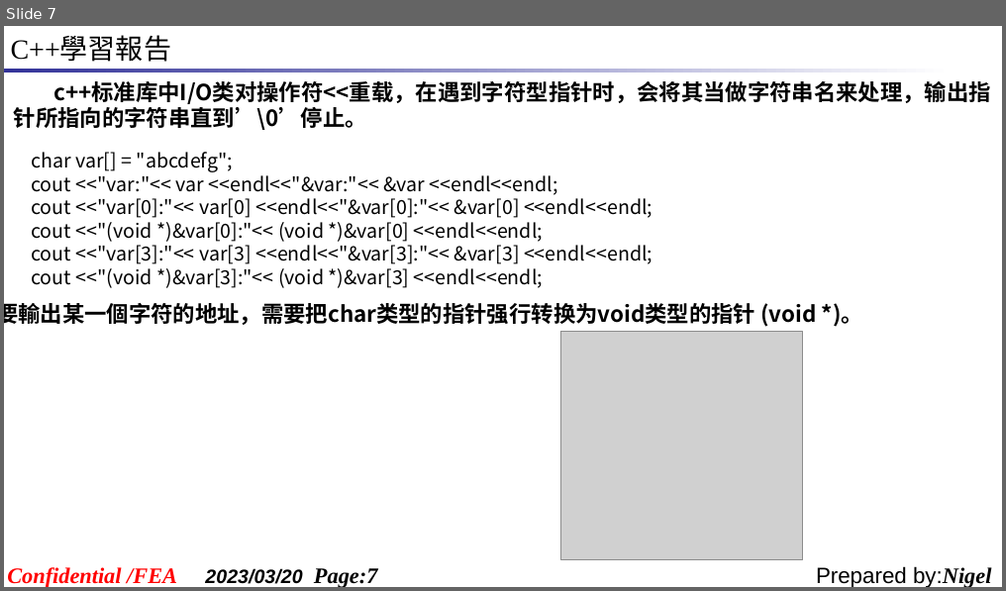
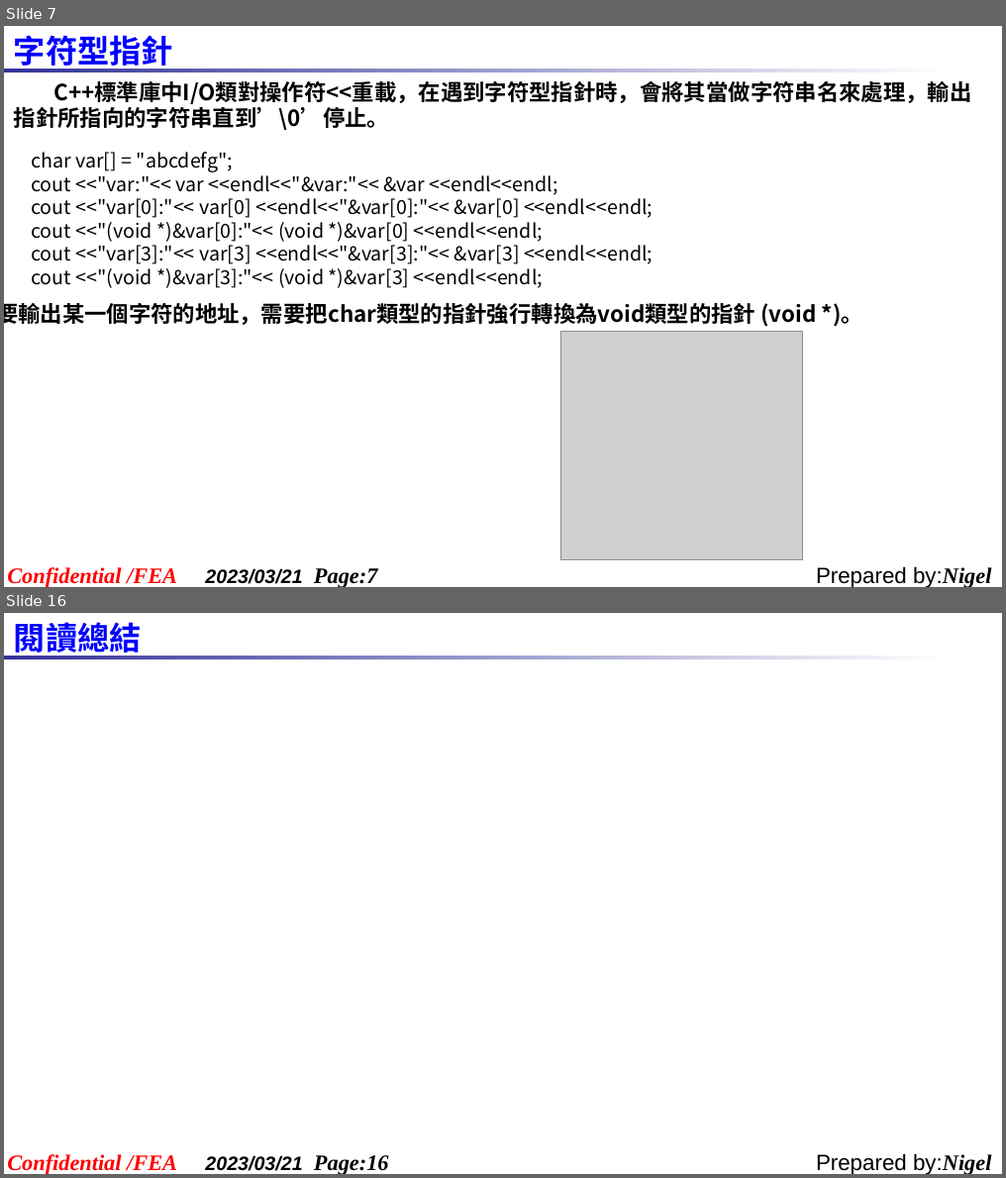
Before and after one commit to Shadow-ei/TEMP, a slide deck: 报告/C++學習報告_20230320.ppt. Shown one above the other, each under a label of ours: slide 7 before the commit, slides 7 and 16 after it; the slides between them are not shown. The pictures are 1006x591 and 1006x1178 pixels, drawn with LibreOffice and Linux fonts; fonts in the diff are those of the drawing; grey boxes stand for pictures; background and template pictures are left out. Boxes give left, top, right and bottom in pixels: in the first picture for what was removed or moved away, otherwise in the second. Text is boxed around its words. In the diff, an @@ line names an element or a change of style, - is before the commit and + after.

```diff
--- a/报告/C++學習報告_20230320.ppt
+++ b/报告/C++學習報告_20230320.ppt
@@ slide 16 added at (x1=4, y1=613, x2=1002, y2=1174), background #FFFFFF; not listed: 4 template elements that a slide beside it also shows @@
@@ text added at (x1=14, y1=617, x2=142, y2=659), 23 pt, text #0000FF, bold @@
+閱讀總結
@@ slide 7 changed as well @@
@@ text removed at (x1=11, y1=37, x2=171, y2=62) @@
-C++學習報告
@@ text added at (x1=14, y1=35, x2=173, y2=72), 23 pt, text #0000FF, bold @@
+字符型指針
@@ text at (x1=14, y1=81, x2=971, y2=130): text changed @@
-c++标准库中I/O类对操作符<<重载，在遇到字符型指针时，会将其当做字符串名来处理，输出指针所指向的字符串直到’\0’停止。
+C++標準庫中I/O類對操作符<<重載，在遇到字符型指針時，會將其當做字符串名來處理，輸出指針所指向的字符串直到’\0’停止。
@@ text at (x1=4, y1=303, x2=863, y2=327): text changed @@
-要輸出某一個字符的地址，需要把char类型的指针强行转换为void类型的指针 (void *)。
+要輸出某一個字符的地址，需要把char類型的指針強行轉換為void類型的指針 (void *)。
@@ text at (x1=205, y1=569, x2=377, y2=587): text changed @@
-2023/03/20 Page:7
+2023/03/21 Page:7
```
Also in this commit, not shown: 7 other slides changed, 9 other slides added, 3 slides removed.
